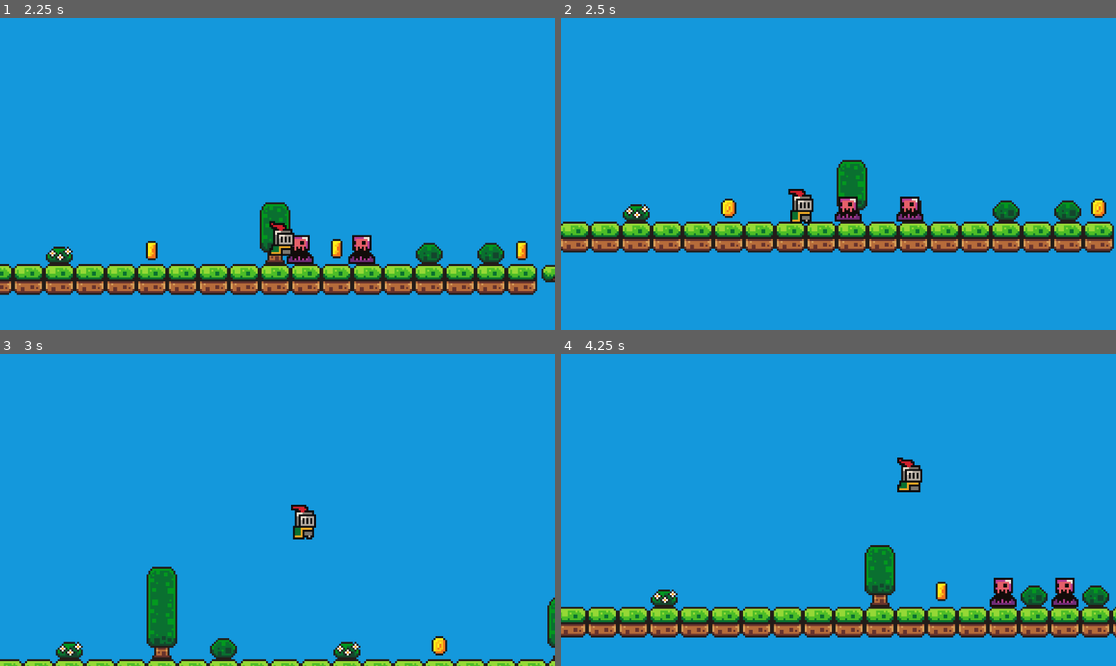
Above: before the commit, frames 1-4 (two rows, left to right).
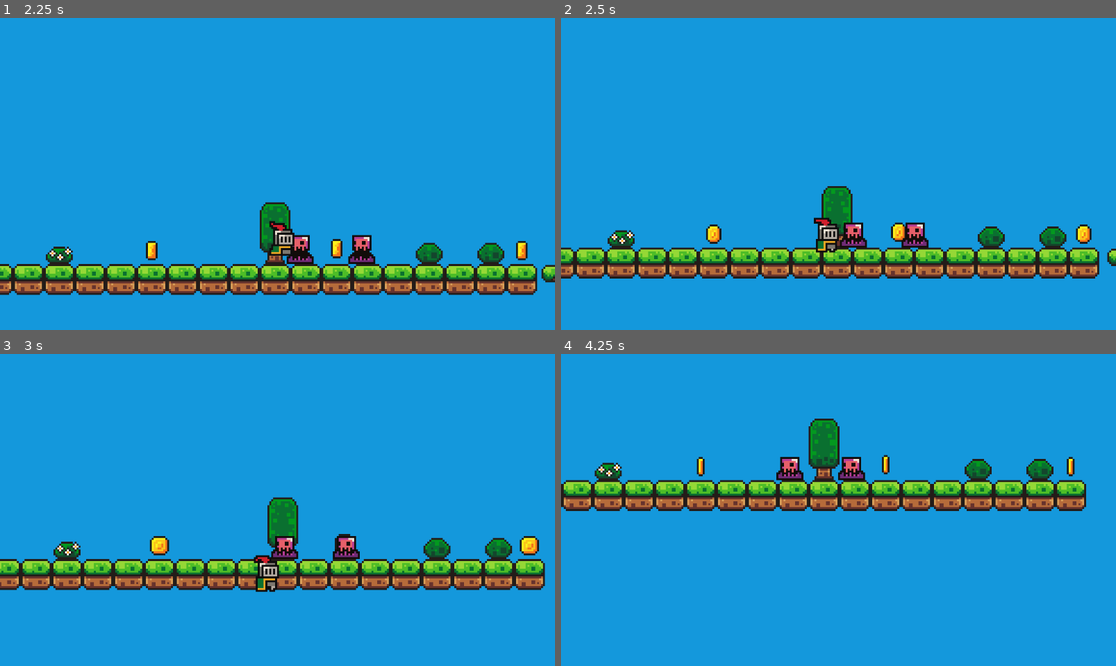
Above: after the commit, the same moments.

Repository: DivyaRasania/rip-off-mario
Game: Godot game, scene res://scenes/game.tscn
Same seed, same stepped clock (60 frames per second), same inputs: the game is played once before the commit and once after it.
Inputs:
- Up to frame 1 (2.25 s): hold Right (ui_right) 0.53-2.03 s; tap Up (ui_up) at 0.77, 1.52 s; hold Left (ui_left) from 2.03 s (still down)
- Up to frame 2 (2.5 s): keep holding Left (ui_left)
- Up to frame 3 (3 s): release Left (ui_left) at 2.78 s; hold Right (ui_right) from 2.78 s (still down)
- Up to frame 4 (4.25 s): keep holding Right (ui_right); tap Up (ui_up) at 3.02, 3.77 s

Frame 1 is identical in both runs. In frame 2, 20% of the frame differs, in the area x 0-100%, y 45-84%; in frame 3, 17%; in frame 4, 24%, in the area x 0-100%, y 20-91%.

Commit message:
Modified death animations

Diff:
--- a/scripts/killzone.gd
+++ b/scripts/killzone.gd
@@ -3,7 +3,10 @@
 @onready var timer: Timer = $Timer
 
 func _on_body_entered(body):
+	Engine.time_scale = 0.25
+	body.get_node("CollisionShape2D").queue_free()
 	timer.start()
 
 func _on_timer_timeout():
+	Engine.time_scale = 1.0
 	get_tree().reload_current_scene()
